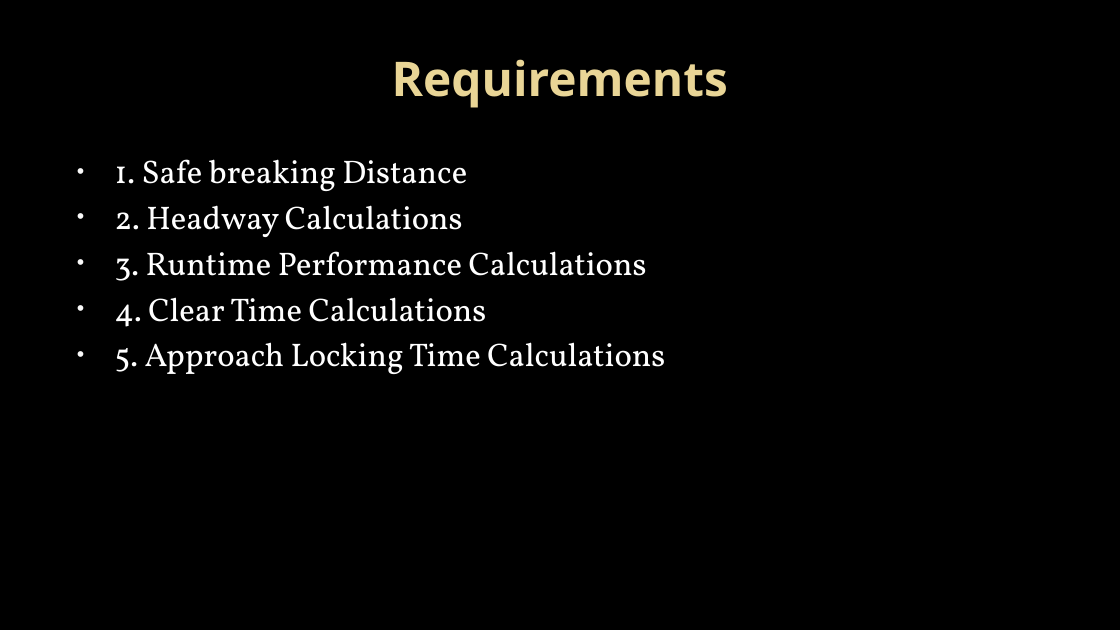
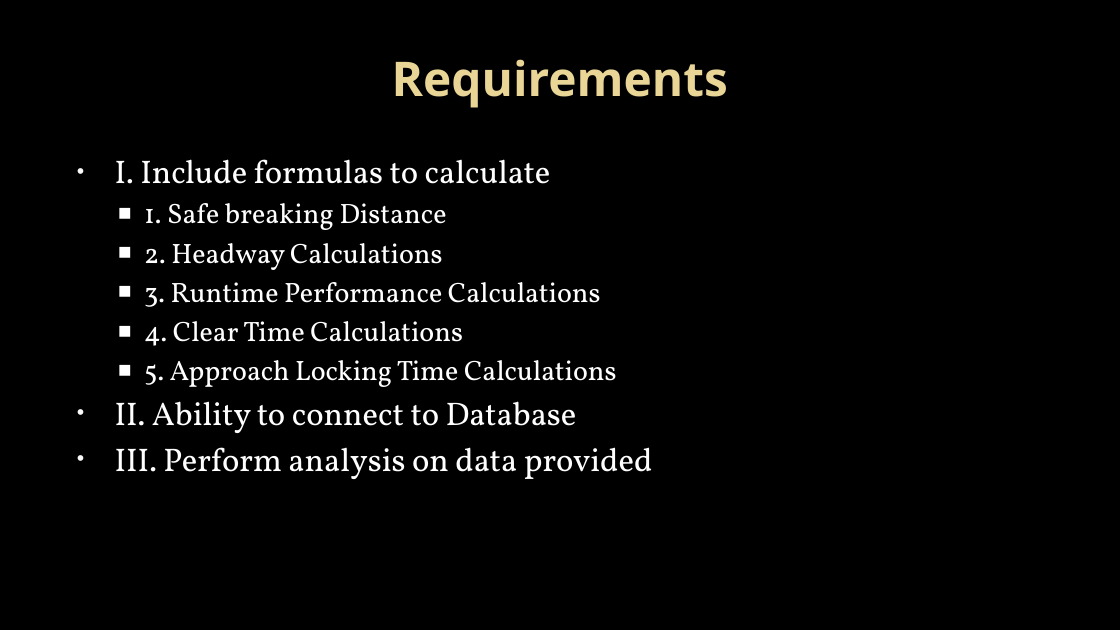
Before and after one commit to Topgun122104/SeniorProj, a slide deck: slide 6 of Documents/Presentations/Milestone 1 presentation.pptx. Drawn at 1120x630 pixels with LibreOffice and Linux fonts; fonts in the diff are those of the drawing; background and template pictures are left out. Boxes give left, top, right and bottom in pixels: in the first picture for what was removed or moved away, otherwise in the second. Text is boxed around its words. In the diff, an @@ line names an element or a change of style, - is before the commit and + after.

```diff
--- a/Documents/Presentations/Milestone 1 presentation.pptx
+++ b/Documents/Presentations/Milestone 1 presentation.pptx
@@ text at box(115, 159, 551, 184): paragraph added @@
+• I. Include formulas to calculate
@@ text at box(144, 203, 617, 387): size 28 to 24 pt in "1. Safe breaking Distance", "2. Headway Calculations", "3. Runtime Performance Calculations", "4. Clear Time Calculations" and 1 more places; bullet • to ■; list level 1 to 2 in "1. Safe breaking Distance"; bullet colour #F9F9F9 to #FFFFFF; list level 1 to 2 in "2. Headway Calculations"; list level 1 to 2 in "3. Runtime Performance Calculations"; list level 1 to 2 in "4. Clear Time Calculations"; list level 1 to 2 in "5. Approach Locking Time Calculations" @@
@@ text at box(115, 401, 653, 479): paragraphs added @@
+• II. Ability to connect to Database
+• III. Perform analysis on data provided
```
Also in this commit, not shown: 2 slides added, 17 other files.
